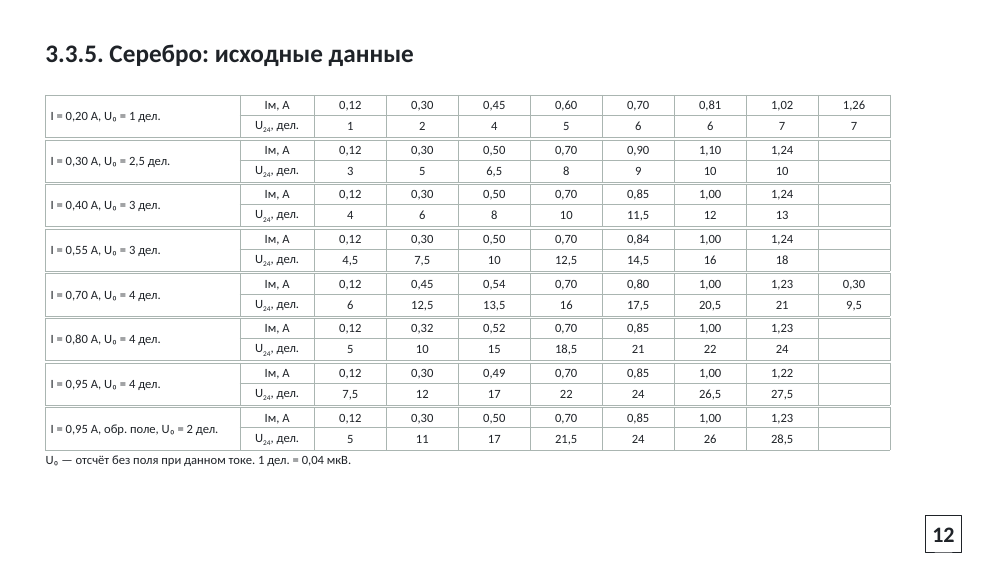
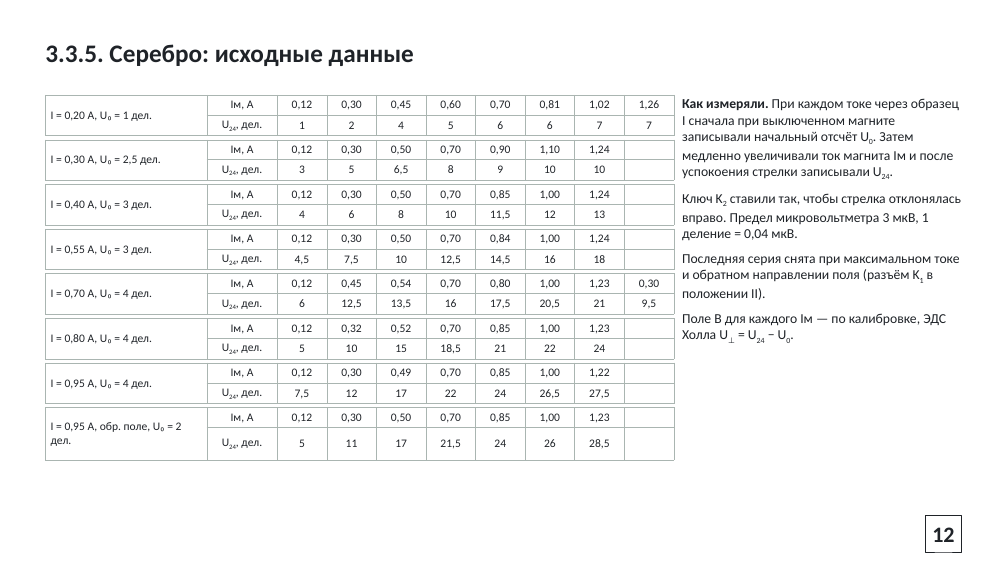
Before and after one commit to Kredos9107/zxc, a slide deck: slide 12 of labs/2 курс/3.3.5/3.3.6 + 3.3.5 Магнетосопротивление и эффект Холла.pptx. Drawn at 1008x567 pixels with LibreOffice and Linux fonts; fonts in the diff are those of the drawing. Boxes give left, top, right and bottom in pixels: in the first picture for what was removed or moved away, otherwise in the second. Text is boxed around its words. In the diff, an @@ line names an element or a change of style, - is before the commit and + after.

Commit message:
3.3.5: при максимальном токе — среднее по двум направлениям поля

```diff
--- a/labs/2 курс/3.3.5/3.3.6 + 3.3.5 Магнетосопротивление и эффект Холла.pptx
+++ b/labs/2 курс/3.3.5/3.3.6 + 3.3.5 Магнетосопротивление и эффект Холла.pptx
@@ table at bbox=[45, 95, 676, 393] @@
@@ size 12 to 11 pt @@
@@ table: place and size @@
-table at bbox=[45, 95, 889, 394]
+table at bbox=[45, 95, 676, 393]
@@ text at bbox=[682, 98, 961, 339]: text changed; size 12 to 13 pt @@
-U₀ — отсчёт без поля при данном токе. 1 дел. = 0,04 мкВ.
+Как измеряли. При каждом токе через образец I сначала при выключенном магните записывали начальный отсчёт U0. Затем медленно увеличивали ток магнита Iм и после успокоения стрелки записывали U24.
+Ключ K2 ставили так, чтобы стрелка отклонялась вправо. Предел микровольтметра 3 мкВ, 1 деление = 0,04 мкВ.
+Последняя серия снята при максимальном токе и обратном направлении поля (разъём K1 в положении II).
+Поле B для каждого Iм — по калибровке, ЭДС Холла U⊥ = U24 − U0.
@@ table at bbox=[45, 140, 676, 436] @@
@@ size 12 to 11 pt @@
@@ table: place and size @@
-table at bbox=[45, 140, 889, 439]
+table at bbox=[45, 140, 676, 436]
@@ table at bbox=[45, 185, 676, 348] @@
@@ size 12 to 11 pt @@
@@ table: place and size @@
-table at bbox=[45, 185, 889, 349]
+table at bbox=[45, 185, 676, 348]
@@ table at bbox=[45, 229, 676, 450] @@
@@ size 12 to 11 pt @@
@@ table: place and size @@
-table at bbox=[45, 229, 889, 439]
+table at bbox=[45, 229, 676, 450]
@@ table at bbox=[45, 274, 676, 381] @@
@@ size 12 to 11 pt @@
@@ table: place and size @@
-table at bbox=[45, 274, 889, 383]
+table at bbox=[45, 274, 676, 381]
@@ table at bbox=[45, 318, 676, 452] @@
@@ size 12 to 11 pt @@
@@ table: place and size @@
-table at bbox=[45, 318, 889, 448]
+table at bbox=[45, 318, 676, 452]
@@ table at bbox=[45, 363, 676, 451] @@
@@ size 12 to 11 pt @@
@@ table: place and size @@
-table at bbox=[45, 363, 889, 447]
+table at bbox=[45, 363, 676, 451]
@@ table at bbox=[45, 408, 676, 453] @@
@@ size 12 to 11 pt @@
@@ table: place and size @@
-table at bbox=[45, 408, 889, 449]
+table at bbox=[45, 408, 676, 453]
```
Also in this commit, not shown: 8 other slides changed.
